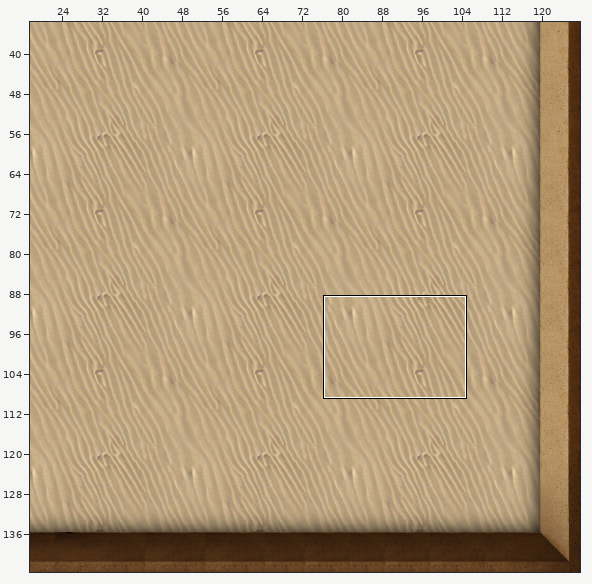
Two states of a Tiled map (JSON), public/tiled/rooms/room-2.json. Above, an overview of the earlier version with the close-up marked.
Close-up. As it was:
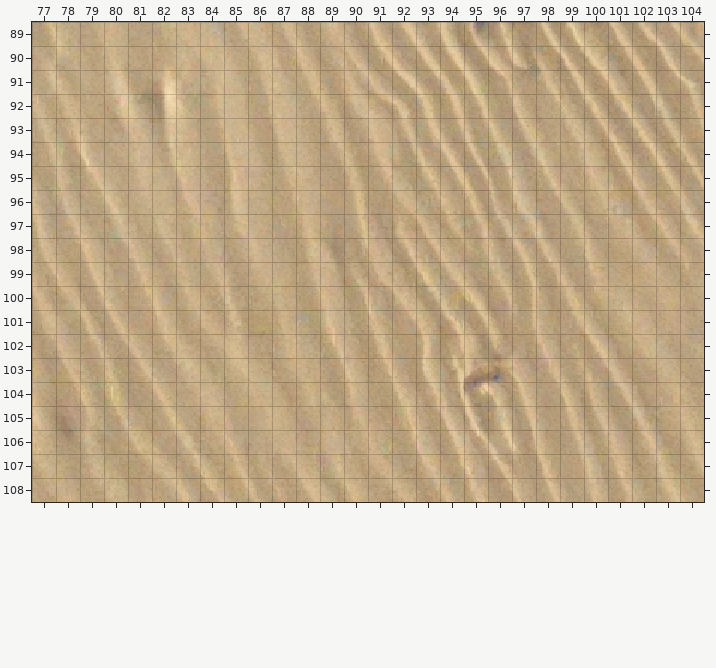
Cells are 16x16 px. Shown: x 77..104, y 89..108. The commit also changed other parts of the map, which this record leaves out.
Once edited:
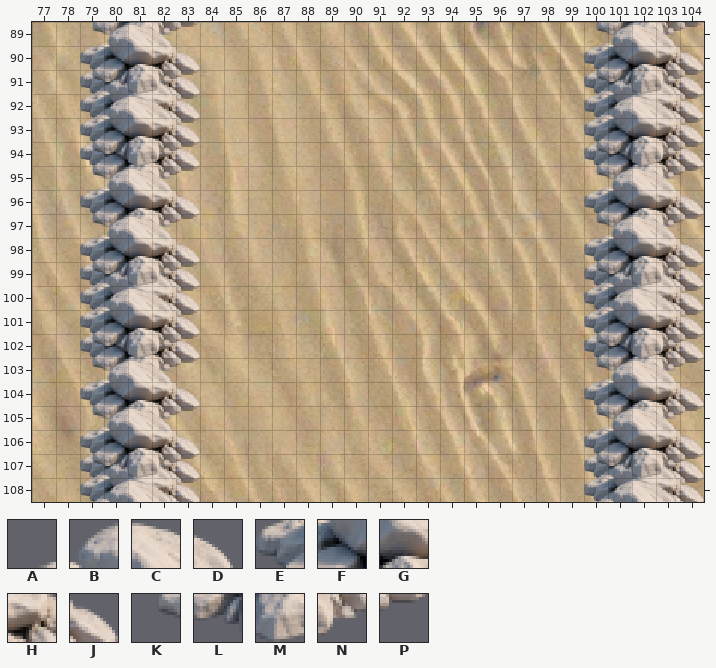
Key: from "obsticles": A 235, B 236, C 237, D 238, E 273, F 274, G 275, H 276, J 277, K 311, L 312, M 313, N 314, P 315.
_ is an empty cell.
Tiles of an added or newly shown layer are drawn over the layers below it.
The exact change:
Changed rows in their new state; . is an unchanged cell.
Layer "obsticles-background" (added):
first column x 79:
 90 A..D.................A..D.
 91 EFGHJ................EFGHJ
 92 K..NP................K..NP
 93 A..D.................A..D.
 94 EFGHJ................EFGHJ
 95 KLMNP................KLMNP
 98 A..D.................A..D.
 99 EFGHJ................EFGHJ
100 K..NP................K..NP
101 A..D.................A..D.
102 EFGHJ................EFGHJ
103 KLMNP................KLMNP
106 A..D.................A..D.
107 EFGHJ................EFGHJ
108 K..NP................K..NP
Layer "obsticles-midground" (added):
first column x 79:
 89 KLMNP................KLMNP
 91 ABCD.................ABCD.
 92 EFGHJ................EFGHJ
 93 K..NP................K..NP
 95 ABCD.................ABCD.
 96 EFGHJ................EFGHJ
 97 KLMNP................KLMNP
 99 ABCD.................ABCD.
100 EFGHJ................EFGHJ
101 K..NP................K..NP
103 ABCD.................ABCD.
104 EFGHJ................EFGHJ
105 KLMNP................KLMNP
107 ABCD.................ABCD.
108 EFGHJ................EFGHJ
Layer "obsticles-foreground":
first column x 79:
 89 ABCD.................ABCD.
 90 EFGHJ................EFGHJ
 91 KLMNP................KLMNP
 92 ABCD.................ABCD.
 93 EFGHJ................EFGHJ
 94 KLMNP................KLMNP
 97 ABCD.................ABCD.
 98 EFGHJ................EFGHJ
 99 KLMNP................KLMNP
100 ABCD.................ABCD.
101 EFGHJ................EFGHJ
102 KLMNP................KLMNP
105 ABCD.................ABCD.
106 EFGHJ................EFGHJ
107 KLMNP................KLMNP
108 ABCD.................ABCD.
Pixel boxes of the changes (left, top, right, bottom) in both close-ups:
added: (80, 22, 200, 502)
added: (584, 22, 704, 502)
